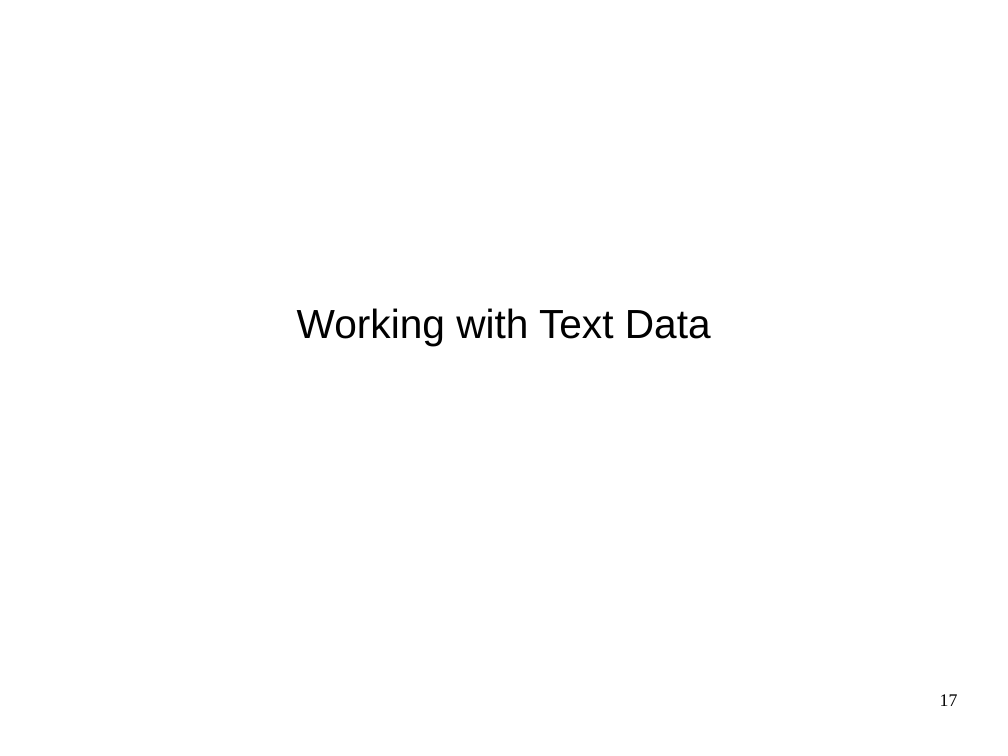
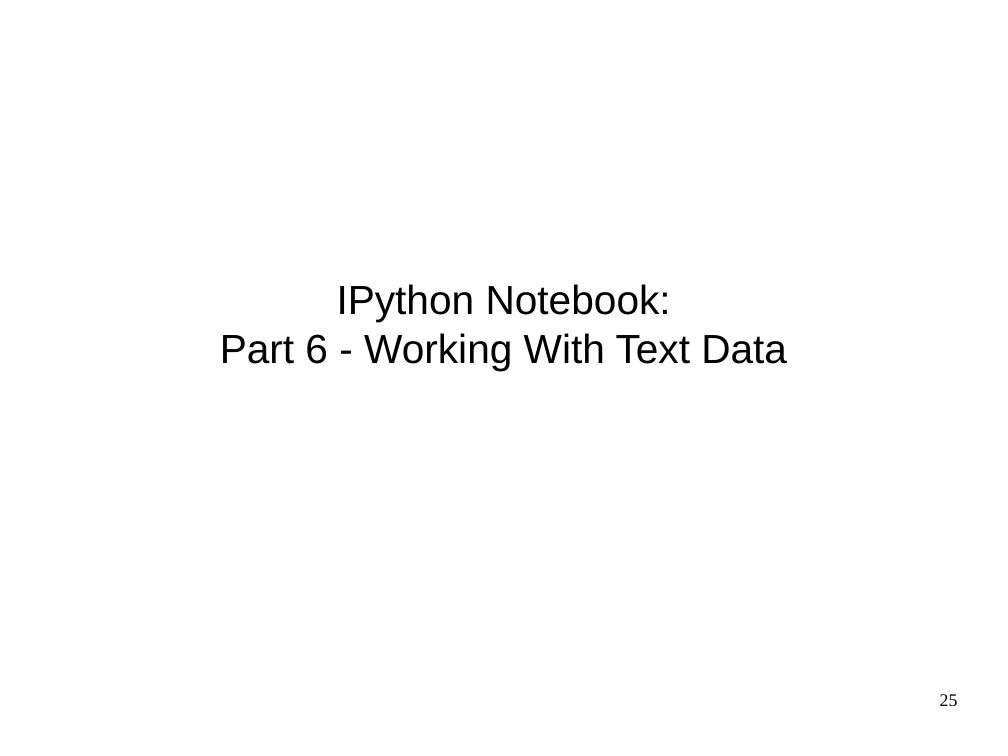
Before and after one commit to amueller/advanced-sklearn-boston-nlp-2016, a slide deck: slide 25 of pydata-amsterdam-advanced-sklearn.odp (slide 17 before the commit). Drawn at 1008x756 pixels with LibreOffice and Linux fonts; fonts in the diff are those of the drawing. Boxes give left, top, right and bottom in pixels: in the first picture for what was removed or moved away, otherwise in the second. Text is boxed around its words. In the diff, an @@ line names an element or a change of style, - is before the commit and + after.

```diff
--- a/pydata-amsterdam-advanced-sklearn.odp
+++ b/pydata-amsterdam-advanced-sklearn.odp
@@ subtitle at <box>220,284,787,371</box>: text changed @@
-Working with Text Data
+IPython Notebook:
+Part 6 - Working With Text Data
@@ page number at <box>940,694,958,706</box>: text changed @@
-17
+25
```
Also in this commit, not shown: 6 other slides changed, 27 slides added, 16 slides removed.
